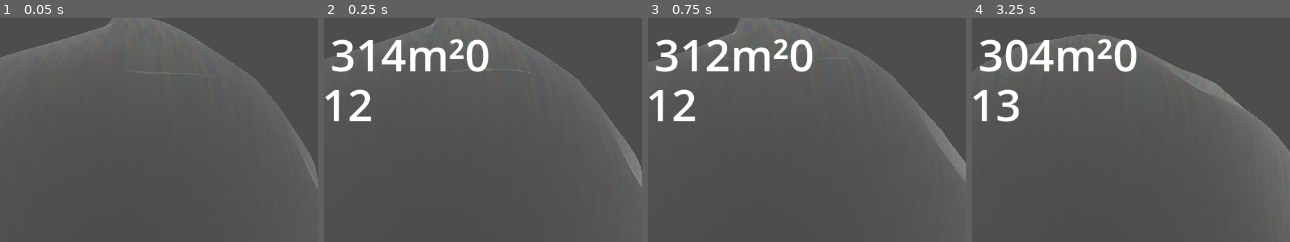
Above: before the commit, frames 1-4 (left to right).
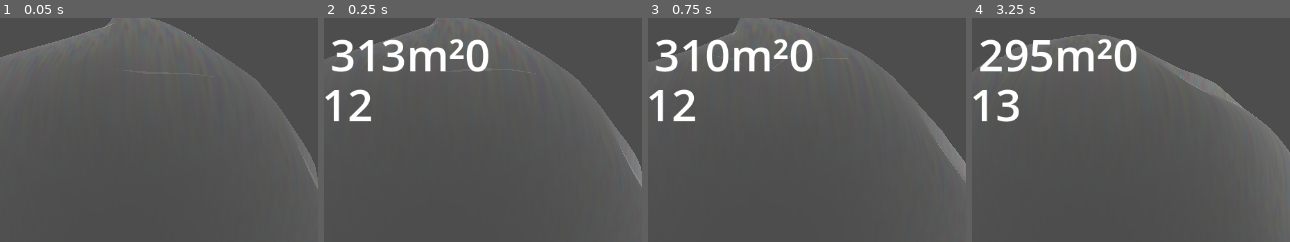
Above: after the commit, the same moments.

Repository: Lycentzia/platzen-oder-profit
Game: Godot game, scene res://main.tscn
The game is run twice, just before and just after one commit, with the same random seed, the same clock (stepped at 60 frames per second) and the same inputs.
Inputs:
- Up to frame 1 (0.05 s): no input
- Up to frame 2 (0.25 s): no input
- Up to frame 3 (0.75 s): no input
- Up to frame 4 (3.25 s): no input
The pictures show only the part of the screen within x 45-95%, y 0-50%; the shares and areas given below are measured in that part.

Frame 1 is identical in both runs. In frame 2, 0.6% of the frame differs, in the area x 17-26%, y 9-25%; in frame 3, 0.5%; in frame 4, 1.4%, in the area x 2-26%, y 9-25%.

Commit message:
game over condition

Diff:
--- a/main.gd
+++ b/main.gd
@@ -1,11 +1,17 @@
 extends Node
 
 @onready var sphere = $Sphere
+@onready var tick = $Tick
 @onready var scoresLabel = $UI/Scores
 @onready var timeLabel = $UI/Time
 
 var sphereInitialRadius = 10 # how to get this programmatically?
 var sphereShrinkRate = 0.999
+var sphereMaxRadius = 50
+var sphereMinRadius = 5
+
+var building1 = 0
+var building2 = 2
 
 var oxygen = 0
 var time = 0 # time starts at 0
@@ -21,12 +27,18 @@
 	var scaleAfter = scaleBefore * Vector3(sphereShrinkRate, sphereShrinkRate, sphereShrinkRate)
 	sphere.scale = scaleAfter
 
-	var sphereArea = sphere.scale.x * sphereInitialRadius * sphereInitialRadius * PI
+	var sphereCurrentRadius = sphere.scale.x * sphereInitialRadius
+	var sphereArea = sphereCurrentRadius * sphereCurrentRadius * PI
 	scoresLabel.text = "Bubble Area: " + str(round(sphereArea)) + "m²" + str((oxygen))
 
-	time += 0.1
-	var timeRad = (time / cycleTime) * 2 * PI
-	$Sun.position = Vector3(-1 * cos(timeRad) * 100, cos(timeRad) * 100, 0) # position moves in circle around z axis
-	$Sun.rotation = Vector3(-1 * cos(timeRad), PI / 2, 0) # rotation moves from noon (top down) to sunset (from left) and so on
-	$Sun.light_color = Color(1, 1, cos(timeRad), 1)
-	timeLabel.text = "Time of Day: " + str((12 + int(round((time / cycleTime) * 24))) % 24)
+	if (sphereCurrentRadius > sphereMaxRadius || sphereCurrentRadius < sphereMinRadius) :
+		# game over
+		$Sun.light_color = Color(1, 0, 0, 1)
+		sphere.visible = false # insert bubble explosion here
+	else:
+		time += 0.1
+		var timeRad = (time / cycleTime) * 2 * PI
+		$Sun.position = Vector3(-1 * cos(timeRad) * 100, cos(timeRad) * 100, 0) # position moves in circle around z axis
+		$Sun.rotation = Vector3(-1 * cos(timeRad), PI / 2, 0) # rotation moves from noon (top down) to sunset (from left) and so on
+		$Sun.light_color = Color(1, 1, cos(timeRad), 1)
+		timeLabel.text = "Time of Day: " + str((12 + int(round((time / cycleTime) * 24))) % 24)
